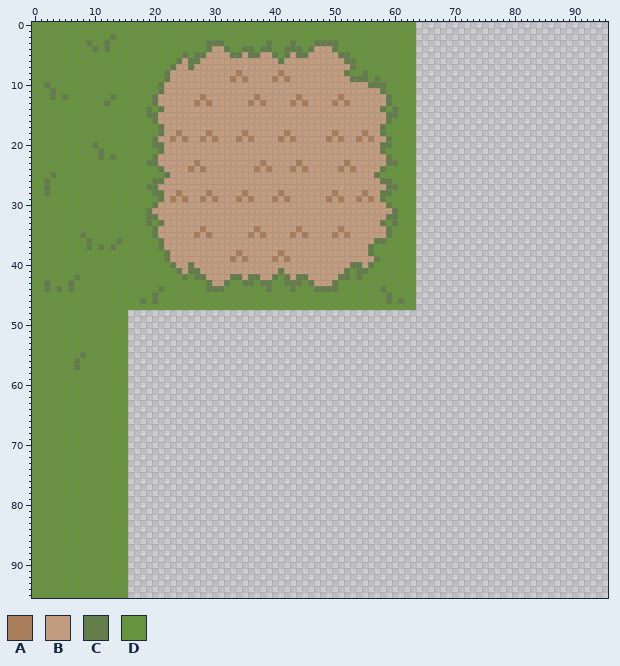
Sprite sheet: assets/sprites/groundmap.png. The first picture shows the starting point.
The file is 96x96 pixels.
Palette (. is transparent): A #a97c5a  B #c29c7f  C #637d4a  D #67933e
The result:
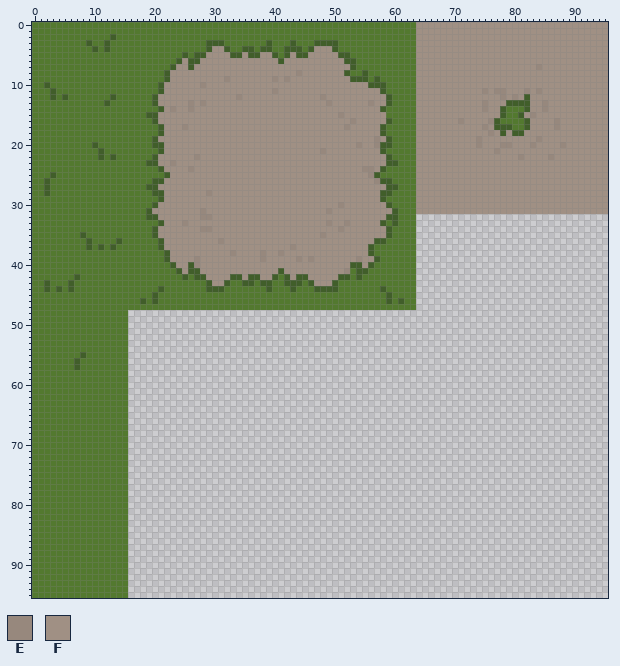
Colours new in this view: E #97887d  F #a09084
Change:
colour C: #637d4a -> #415e2a
colour D: #67933e -> #53792f
Changed rows in their new state; - is a pixel that keeps its letter.
first column x 19:
 0 ---------------------------------------------FFFFFFFFFFFFFFFFFFFFFFFFFFFFFFFF
 1 ---------------------------------------------FFFFFFFFFFFFFFFFFFFFFFFFFFFFFFFF
 2 ---------------------------------------------FFFFFFFFFFFFFFFFFFFFFFFFFFFFFFFF
 3 ---------------------------------------------FFFFFFFFFFFFFFFFFFFFFFFFFFFFFFFF
 4 -----------FF---------------FFF--------------FFFFFFFFFFFFFFFFFFFFFFFFFFFFFFFF
 5 ----------FFFF--F--FF---F--FFFFF-------------FFFFFFFFFFFFFFFFFFFFFFFFFFFFFFFF
 6 ------F--FFFFFFFFFFFFF-FFFFFFFFFF------------FFFFFFFFFFFFFFFFFFFFFFFFFFFFFFFF
 7 -----FF-FFFFFFFFFFFFFFFFFFFFFFFFFF-----------FFFFFFFFFFFFFFFFFFFFEFFFFFFFFFFF
 8 ----FFFFFFFFFFFFFFFFFFFFFEFFFFFFF------------FFFFFFFFFFFFFFFFFFFFFFFFFFFFFFFF
 9 ----FFFFFFFFFEFFFFFFFEFEFFFFFFFFFF-----------FFFFFFFFFFFFFFFFFFFFFFFFFFFFFFFF
10 ---FFFFFFEFFFFFFFFFFFFFFFFFFFFFFFFFFF--------FFFFFFFFFFFFFFFFFFFFFFFFFFFFFFFF
11 ---FFFFFFFFFFFFFFFFFFEFFFFFFFFFFFFFFFFF------FFFFFFFFFFFEFEEFFFEFEFFFFFFFFFFF
12 --FFFFFFFFFFFFFEFFFFFFFFFFFFFEFFFFFFFFFF-----FFFFFFFFFFFFFFEFEFCFFFFFFFFFFFFF
13 --FFFFFEFEFFFFFFFFFFFFFFFFFFFFEFFFFFFEFF-----FFFFFFFFFFFEFFFCCCCFFEFFFFFFFFFF
14 D--FEFFEFFFFFFFFFFFFFFFFFFFFFFFFFFFFFFF--D---FFFFFFFFFFFEFFCDDDCFFEFFFFFFFFFF
15 --FFFFFFFFFFFFFFFFFFFFFFFFFFFFFFEFFFFFFFDD---FFFFFFFFFFFFFFCDDCFEFFFFFFFFFFFF
16 --FFFFFFFFFFFFFFFFFFFFFFFFFFFFFFFFEFFFFF-----FFFFFFFEFFFFECDDDDCFFFFEFFFFFFFF
17 ---FFFEFFFFFFFFFFFFFFFFFFFFFFFFFFEFFFFF------FFFFFFFFFFFEFCCCDDCFFFFEFFFFFFFF
18 ---FFFFFFFFFFFFFFFFFFFFFFFFFFFFFFFFFFFF------FFFFFFFFFFFFEFCFCCFFFFFFFFFFFFFF
19 --FFFFFFFFFFFFFFFFFFFFFFFFFFFFFFFFFFFFEF-----FFFFFFFFFFEFFFFFFFFFEFFFFFFFFFFF
20 ---FFFFFFFFFFFFFFFFFFFFFFFFFFFFFFFFEFFE------FFFFFFFFFFEFFFEEFFFEFFFFEFFFFFFF
21 ---FFFFFFFFFFFFFFFFFFFFFFFFFFEFFFFFFFFF------FFFFFFFFFFFFFEFFFFFFFFFFFFFFFFFF
22 --FFFFFFEFFFFFFFFFFFFFFFFFFFFFFFFFFFFFFF-----FFFFFFFFFFFFFFFFFEFFFFEFFFFFFFFF
23 --FFEFFFFFFFFFFFFFFFFFFFFFFFFFFFFFFFFFFF-----FFFFFFFFFFFFFFFFFFFFFFFFFFFFFFFF
24 ---FFFFEFFFFFFFFFFFFFFFFFFFFFFFFFFFFEEF------FFFFFFFFFFFFFFFFFFFFFFFFFFFFFFFF
25 ----FFFFFFFFFFFFFFFFFFFFFFFFFFFFFFFFFE-------FFFFFFFFFFFFFFFFFFFFFFFFFFFFFFFF
26 ---FFFFFFFFFFFFFFFFFFFFFFFFFFFFFFFFFFFE------FFFFFFFFFFFFFFFFFFFFFFFFFFFFFFFF
27 --FFFFFFFFFFFFFFFFFFFFFFFFFFFFFFFFFFFFFF-----FFFFFFFFFFFFFFFFFFFFFFFFFFFFFFFF
28 ---FFFFFFFEFFFFFFFFFFFFFFFFFFFFFFFFFFFF------FFFFFFFFFFFFFFFFFFFFFFFFFFFFFFFF
29 ---FFFFFFFFFFFFFFFFFFFFFFFFFFFFFFFFFFFF------FFFFFFFFFFFFFFFFFFFFFFFFFFFFFFFF
30 --FFFFFFFFFFFFFFFFFFFFFFFFFFFFFFEFFFFFFF-----FFFFFFFFFFFFFFFFFFFFFFFFFFFFFFFF
31 -FFFFFFFFEFFFFFFFFFFFFFFFFFFFFEFFFFFFFFFF----FFFFFFFFFFFFFFFFFFFFFFFFFFFFFFFF
32 --FFFFFFFEEFFFFFFFFFFFFFFFFFFFFFFFFFFFFF-------------------------------------
33 D--FFFEFFFFFFFFFFFFFFFFFFFFFFFEFFEFFFFF--------------------------------------
34 --FFFFFFFEEFFFFFFFFFFFFFFFFFFFFFEFFFFFFF-------------------------------------
35 --FFFFFFFFFFFFFFFFFFFFFFFFFFFEFFFFFFFFFF-------------------------------------
36 ---FFFFFFFFFEFFFFFFFFFFFFFFFFFFFFFFFFF---------------------------------------
37 ---FFFFFFFFFFFFFFFFFFFFFEFFFFFFFFFFFF----------------------------------------
38 ----FFFFFFFFFFEFFFFEFFEFFFFFFFFFFFFFF----------------------------------------
39 ----FFFFEFFFFFFFFFFEFFFFFEFEFFFFFFFEFF---------------------------------------
40 -----FF-EFFFFFFFFFFFFFFFFFFFFFFFFF--F----------------------------------------
41 ------F--FFFFFFFFFFFFF-FFFFFFFFFFE-------------------------------------------
42 ----------FFFF--F--FF---F--FFFFF---------------------------------------------
43 -----------FF---------------FFF----------------------------------------------
Pixel boxes of the changes (left, top, right, bottom) in both pictures:
changed: (32, 22, 608, 598)
